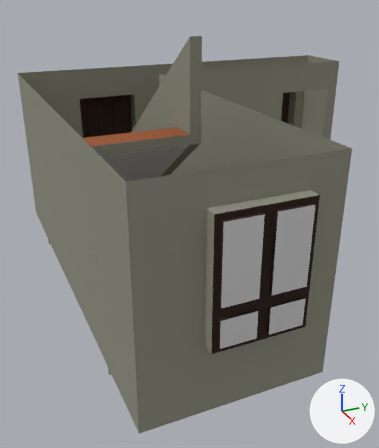
The glTF model assets/models/appartment/corridor.glb as it was, and as the next commit left it.
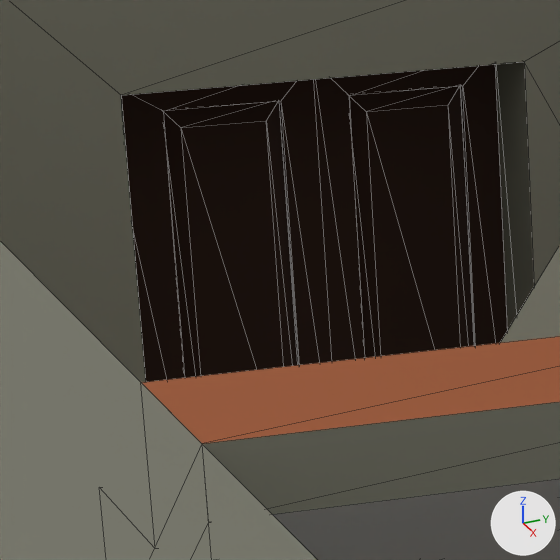
Old and new are each drawn whole from a 50 mm camera at (6.56, -6.18, 3.83) aimed at (0.15, -3.29, 0.63) and again close up on the part from 17% to 37% of the width and 19% to 36% of the height. The lights are fixed; the arrows at lower right show +X, +Y and +Z. The close-ups show mesh edges as thin lines. Vertices at the same position are counted once.

The scene before the commit, as lines of its bpy script (objects in view):
```python
me_cube_010 = bpy.data.meshes.new('Cube.010')
me_cube_010.from_pydata(...)  # 309 vertices, 498 faces; spans x -2.95..3.2, y -5.1..0.65, z -0.1..3.4
me_cube_010.materials.append(mat_darker_wood)  # brown #2c180d
me_cube_010.materials.append(mat_lighter_wood)  # brown #99542e
me_cube_010.materials.append(mat_concrete)  # grey #909081
me_cube_010.materials.append(mat_platre)  # white #e7e7e7
me_cube_010.materials.append(mat_mate_02)  # blue #29498a
me_cube_010.materials.append(mat_mate_01)  # brown #8d4822
me_cube_010.materials.append(mat_mate_03)  # dark green #244e1c
me_cube_010.materials.append(mat_windows)  # white #e7e7e7
me_cube_010.materials.append(mat_metal)  # grey #909090
ob_corridor = bpy.data.objects.new('corridor', me_cube_010)
ob_corridor.location = (0.0, 0.0, 0.0)
```
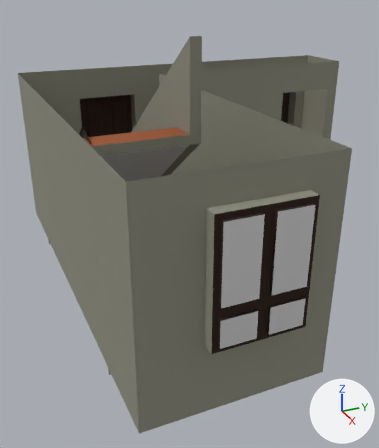
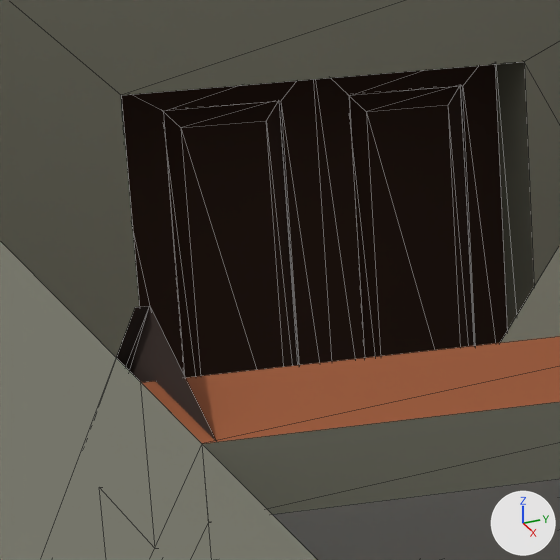
The edits, one by one:
Material 'mate-01-light' (mat_mate_01_light) is new.
Its base color is (0.477, 0.113, 0.0252) (orange #b85e2c).
Its roughness is 1.0.
Material 'mate-02-light' (mat_mate_02_light) is new.
Its base color is (0.0432, 0.137, 0.549) (blue #3b67c4).
Its roughness is 1.0.
Material 'mate-03-light' (mat_mate_03_light) is new.
Its base color is (0.0586, 0.303, 0.0363) (green #449636).
Its roughness is 1.0.
me_cube_010 is used by ob_corridor; location (0.0, 0.0, 0.0).
me_cube_010 had 309 vertices, 498 faces and spanned x -2.95..3.2, y -5.1..0.65, z -0.1..3.4.
me_cube_010 now has 390 vertices, 602 faces and spans x -2.95..3.2, y -5.1..0.65, z -0.1..3.4.
me_cube_010 part 1: a new loose piece of 15 vertices spanning x -2.93..2.0, y -5.1..-4.1, z 0.0..2.6, in mat_darker_wood (brown #2c180d).
me_cube_010 now uses material mat_mate_01_light (orange #b85e2c).
me_cube_010 now uses material mat_mate_02_light (blue #3b67c4).
me_cube_010 now uses material mat_mate_03_light (green #449636).

What differs and where, as boxes [x1, y1, x2, y2] in the close-ups (560 x 560 px):
part 1 of me_cube_010, added
    after: [117, 306, 216, 441]
